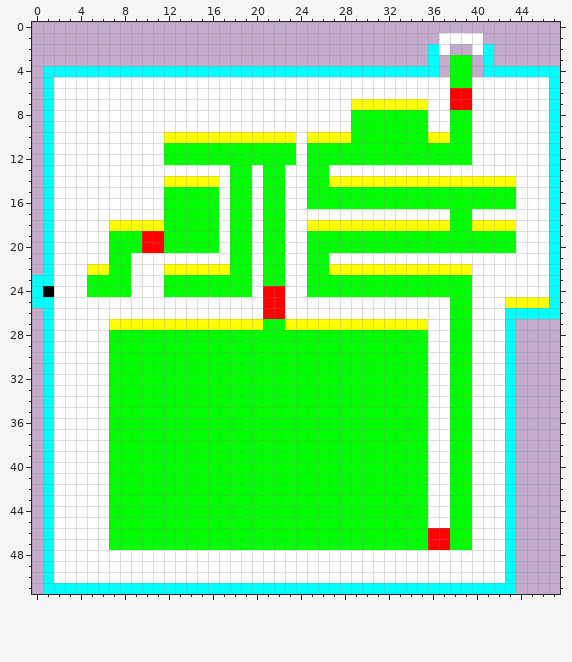
File history of a pixel-art file, RDEngineContent/Aseprite/Level3.aseprite. The first picture shows the starting point.
48x52 pixels, 1 frame.
After:
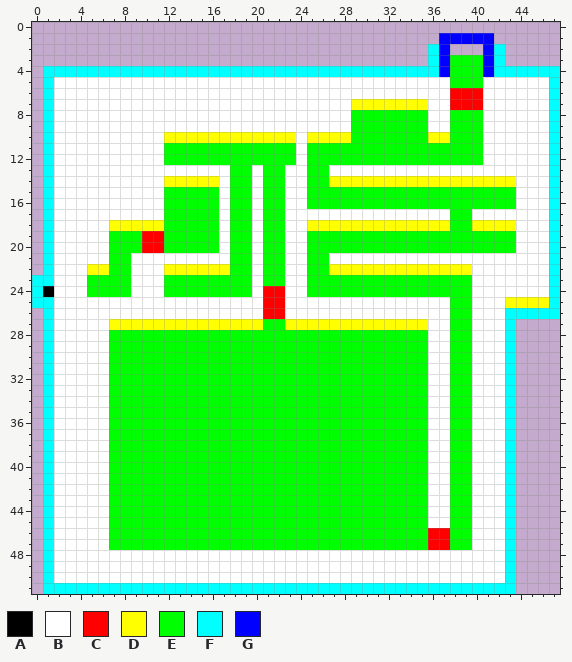
Palette (. is transparent): A #000000  B #ffffff  C #ff0000  D #ffff00  E #00ff00  F #00ffff  G #0000ff
Edits made:
Changed rows in their new state; - is an unchanged pixel.
Layer "Layer":
first column x 37:
 1 GGGGG-
 2 G--.GF
 3 G--EGF
 4 G--EG-
 5 ---E--
 6 ---C--
 7 ---C--
 8 ---E--
 9 ---E--
10 ---E--
11 ---E--
12 ---E--
